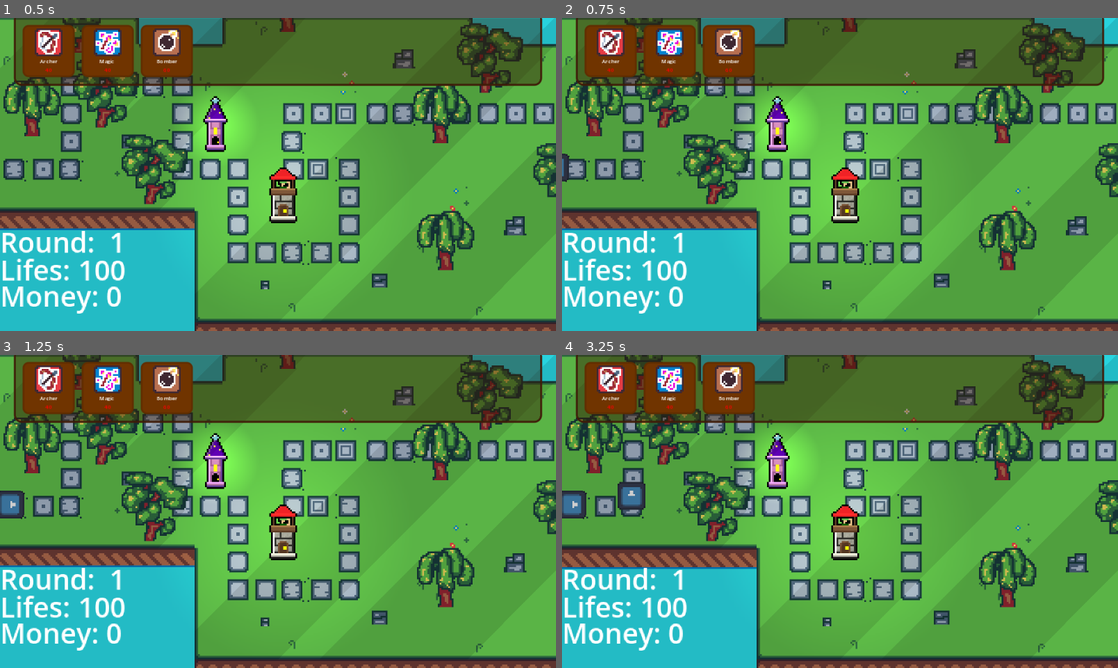
Above: before the commit, frames 1-4 (two rows, left to right).
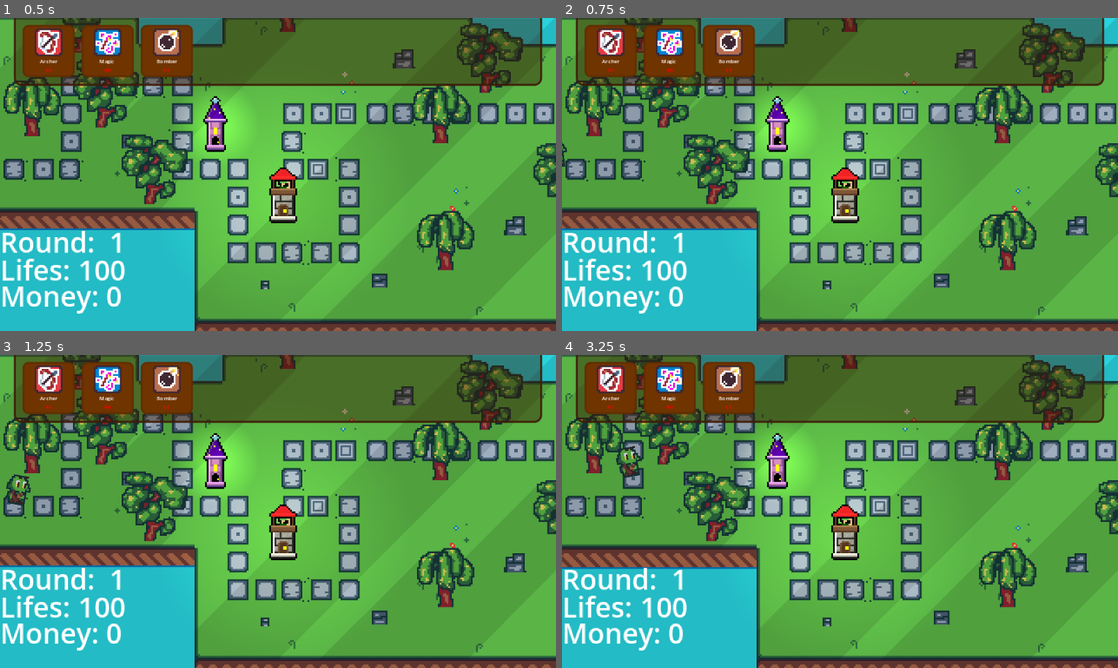
Above: after the commit, the same moments.

Repository: Renan-G-projec/TowerDefense
Game: Godot game, scene res://main.tscn
Two runs of this game, one before a commit and one after it. Both use one fixed random seed, a clock stepped at 60 frames per second and the inputs below. The engine's default icon, where the game draws it, is replaced by a stand-in: a white triangle on a blue panel in a dark square.
Inputs (mouse positions are in pixels of both pictures, inside the frame that each line leads up to):
- Up to frame 1 (0.5 s): no input
- Up to frame 2 (0.75 s): tap Enter (start_round) at 0.5 s; move the mouse to (962, 158) at 0.52 s; hold Right from 0.53 s (still down); click (962, 158) at 0.6 s
- Up to frame 3 (1.25 s): keep holding Right
- Up to frame 4 (3.25 s): move the mouse to (728, 527) at 1.27 s; release Right at 1.28 s; hold Down (ui_down) 1.28-2.03 s; tap Enter (start_round) at 1.35 s; move the mouse to (895, 442) at 2.02 s; hold Right 2.03-2.78 s; tap Alt at 2.1 s; move the mouse to (812, 574) at 2.77 s; hold Up (ui_up) from 2.78 s (still down); tap Shift at 2.85 s; click (812, 574) at 2.92 s

Frame 1 is identical in both runs. In frame 2, less than 0.1% of the frame differs, in the area x 0-2%, y 39-53%; in frame 3, 0.5%; in frame 4, 1.1%, in the area x 0-15%, y 29-53%.

Commit message:
feat: Added Goblins and more rounds. AMDG

Diff:
--- a/enemies/enemy_base.gd
+++ b/enemies/enemy_base.gd
@@ -26,8 +26,16 @@
 var _slow_multiplier: float = 1.0
 var _slow_time_left: float = 0.0
 
+var _sway: Tween
+
+func _ready() -> void:
+	await get_tree().create_timer(randf_range(0.0, 0.4))
+	_sway = create_tween().set_loops().set_trans(Tween.TRANS_QUAD)
+	_sway.tween_property($Sprite2D, "rotation", -0.2, 0.4)
+	_sway.tween_property($Sprite2D, "rotation", 0.2, 0.4)
+
 func _process(delta: float) -> void:
-	parent.progress += 20 * delta * _slow_multiplier
+	parent.progress += speed * delta * _slow_multiplier
 
 func take_damage(damage_amout: float) -> void:
 	life -= damage_amout
--- /dev/null
+++ b/enemies/goblin_1.tscn
@@ -0,0 +1,13 @@
+[gd_scene format=3 uid="uid://biu01mk4arc66"]
+
+[ext_resource type="PackedScene" uid="uid://c8ttr6f4c42sn" path="res://enemies/enemy_base.tscn" id="1_k7aw3"]
+[ext_resource type="Texture2D" uid="uid://cn4eq26qkru60" path="res://enemies/goblin_1.png" id="2_lhhrr"]
+
+[node name="Goblin1" unique_id=116229569 instance=ExtResource("1_k7aw3")]
+speed = 24.0
+
+[node name="Sprite2D" parent="." index="0" unique_id=619571582]
+position = Vector2(0, 0)
+rotation = 0.0
+texture = ExtResource("2_lhhrr")
+offset = Vector2(-0.26387405, -8.781387)
--- /dev/null
+++ b/enemies/goblin_2.tscn
@@ -0,0 +1,15 @@
+[gd_scene format=3 uid="uid://bw855t4biwtvn"]
+
+[ext_resource type="PackedScene" uid="uid://c8ttr6f4c42sn" path="res://enemies/enemy_base.tscn" id="1_ah6k4"]
+[ext_resource type="Texture2D" uid="uid://iqd2e6ducqa1" path="res://enemies/goblin_2.png" id="2_tlk05"]
+
+[node name="Goblin2" unique_id=116229569 instance=ExtResource("1_ah6k4")]
+life = 200.0
+damage = 50
+speed = 18.0
+
+[node name="Sprite2D" parent="." index="0" unique_id=619571582]
+position = Vector2(0, 0)
+rotation = 0.0
+texture = ExtResource("2_tlk05")
+offset = Vector2(0.09584808, -8.781357)
--- /dev/null
+++ b/enemies/goblin_3.tscn
@@ -0,0 +1,15 @@
+[gd_scene format=3 uid="uid://eyiabbskilv5"]
+
+[ext_resource type="PackedScene" uid="uid://c8ttr6f4c42sn" path="res://enemies/enemy_base.tscn" id="1_moua7"]
+[ext_resource type="Texture2D" uid="uid://dwhv2aj8qmy3g" path="res://enemies/goblin_3.png" id="2_6ylvy"]
+
+[node name="Goblin3" unique_id=116229569 instance=ExtResource("1_moua7")]
+life = 70.0
+damage = 15
+speed = 30.0
+
+[node name="Sprite2D" parent="." index="0" unique_id=619571582]
+position = Vector2(0, 0)
+rotation = 0.0
+texture = ExtResource("2_6ylvy")
+offset = Vector2(0.73612595, -8.781387)
--- a/map/map_base.gd
+++ b/map/map_base.gd
@@ -53,6 +53,8 @@
 	var enemy_instance: EnemyBase = enemy.instantiate()
 	var enemy_path_follow := PathFollow2D.new()
 
+	enemy_path_follow.rotates = false
+
 
 	%EnemyLogicalPath.add_child(enemy_path_follow)
 	enemy_path_follow.add_child(enemy_instance)
--- a/map/map_base.tscn
+++ b/map/map_base.tscn
@@ -6,6 +6,9 @@
 [ext_resource type="Resource" uid="uid://biv0syppfsnh7" path="res://rounds/round1.tres" id="3_74j3o"]
 [ext_resource type="PackedScene" uid="uid://cj6lfsp5mwaed" path="res://map/tree.tscn" id="4_6i3t0"]
 [ext_resource type="Resource" uid="uid://djpnfirr2jmqo" path="res://rounds/round2.tres" id="4_74j3o"]
+[ext_resource type="Resource" uid="uid://dj7i7vdupvkbg" path="res://rounds/round3.tres" id="5_mgqgu"]
+[ext_resource type="Resource" uid="uid://d0hkpl23vkf3x" path="res://rounds/round4.tres" id="6_8rukr"]
+[ext_resource type="Resource" uid="uid://kxhgyukxtko0" path="res://rounds/round5.tres" id="7_7qijr"]
 
 [sub_resource type="Curve2D" id="Curve2D_7frlh"]
 _data = {
@@ -18,7 +21,7 @@
 [node name="MapBase" type="Node2D" unique_id=577773077]
 y_sort_enabled = true
 script = ExtResource("1_tw1f7")
-rounds = Array[ExtResource("2_5jct1")]([ExtResource("3_74j3o"), ExtResource("4_74j3o")])
+rounds = Array[ExtResource("2_5jct1")]([ExtResource("3_74j3o"), ExtResource("4_74j3o"), ExtResource("5_mgqgu"), ExtResource("6_8rukr"), ExtResource("7_7qijr"), ExtResource("5_mgqgu"), ExtResource("4_74j3o")])
 
 [node name="CanvasModulate" type="CanvasModulate" parent="." unique_id=494167912]
 color = Color(0.80803627, 0.80803627, 0.80803627, 1)
@@ -55,20 +58,23 @@
 
 [node name="Tree2" parent="Decorations" unique_id=1096029115 instance=ExtResource("4_6i3t0")]
 position = Vector2(165, 12)
-frame = 2
+frame = 0
 
 [node name="Tree3" parent="Decorations" unique_id=197305892 instance=ExtResource("4_6i3t0")]
 position = Vector2(282, 44)
+frame = 0
 
 [node name="Tree4" parent="Decorations" unique_id=274028127 instance=ExtResource("4_6i3t0")]
 position = Vector2(326, 113)
+frame = 0
 
 [node name="Tree5" parent="Decorations" unique_id=1603009426 instance=ExtResource("4_6i3t0")]
 position = Vector2(256, 149)
-frame = 2
+frame = 0
 
 [node name="Tree6" parent="Decorations" unique_id=792368847 instance=ExtResource("4_6i3t0")]
 position = Vector2(89, 108)
+frame = 0
 
 [node name="Tree7" parent="Decorations" unique_id=287717630 instance=ExtResource("4_6i3t0")]
 position = Vector2(61, 64)
@@ -76,11 +82,10 @@
 
 [node name="Tree8" parent="Decorations" unique_id=99465366 instance=ExtResource("4_6i3t0")]
 position = Vector2(18, 72)
-frame = 0
+frame = 2
 
 [node name="Tree9" parent="Decorations" unique_id=538041335 instance=ExtResource("4_6i3t0")]
 position = Vector2(253, 76)
-frame = 0
 
 [node name="DirectionalLight2D" type="DirectionalLight2D" parent="." unique_id=580175599]
 rotation = 0.7853982
--- a/rounds/round1.tres
+++ b/rounds/round1.tres
@@ -1,11 +1,13 @@
 [gd_resource type="Resource" script_class="RoundData" format=3 uid="uid://biv0syppfsnh7"]
 
 [ext_resource type="Script" uid="uid://dfebx08by0my8" path="res://rounds/round_data.gd" id="1_nhkh7"]
-[ext_resource type="PackedScene" uid="uid://c8ttr6f4c42sn" path="res://enemies/enemy_base.tscn" id="1_ravmu"]
+[ext_resource type="PackedScene" uid="uid://biu01mk4arc66" path="res://enemies/goblin_1.tscn" id="1_ravmu"]
 
 [resource]
 script = ExtResource("1_nhkh7")
 enemies = Dictionary[PackedScene, int]({
 ExtResource("1_ravmu"): 4
 })
+spawn_delay = 4.0
+money_on_finish = 20
 metadata/_custom_type_script = "uid://dfebx08by0my8"
--- a/rounds/round2.tres
+++ b/rounds/round2.tres
@@ -1,13 +1,15 @@
 [gd_resource type="Resource" script_class="RoundData" format=3 uid="uid://djpnfirr2jmqo"]
 
 [ext_resource type="Script" uid="uid://dfebx08by0my8" path="res://rounds/round_data.gd" id="1_2je6r"]
-[ext_resource type="PackedScene" uid="uid://c8ttr6f4c42sn" path="res://enemies/enemy_base.tscn" id="1_hsp6j"]
+[ext_resource type="PackedScene" uid="uid://biu01mk4arc66" path="res://enemies/goblin_1.tscn" id="1_teuh2"]
+[ext_resource type="PackedScene" uid="uid://bw855t4biwtvn" path="res://enemies/goblin_2.tscn" id="2_y3g68"]
 
 [resource]
 script = ExtResource("1_2je6r")
 enemies = Dictionary[PackedScene, int]({
-ExtResource("1_hsp6j"): 5
+ExtResource("1_teuh2"): 4,
+ExtResource("2_y3g68"): 1
 })
 spawn_delay = 3.0
-money_on_start = 55
+money_on_finish = 20
 metadata/_custom_type_script = "uid://dfebx08by0my8"
--- /dev/null
+++ b/rounds/round3.tres
@@ -0,0 +1,16 @@
+[gd_resource type="Resource" script_class="RoundData" format=3 uid="uid://dj7i7vdupvkbg"]
+
+[ext_resource type="Script" uid="uid://dfebx08by0my8" path="res://rounds/round_data.gd" id="1_c877t"]
+[ext_resource type="PackedScene" uid="uid://biu01mk4arc66" path="res://enemies/goblin_1.tscn" id="1_nyojn"]
+[ext_resource type="PackedScene" uid="uid://bw855t4biwtvn" path="res://enemies/goblin_2.tscn" id="2_7kad1"]
+[ext_resource type="PackedScene" uid="uid://eyiabbskilv5" path="res://enemies/goblin_3.tscn" id="3_jk2fy"]
+
+[resource]
+script = ExtResource("1_c877t")
+enemies = Dictionary[PackedScene, int]({
+ExtResource("1_nyojn"): 2,
+ExtResource("2_7kad1"): 3,
+ExtResource("3_jk2fy"): 1
+})
+money_on_finish = 25
+metadata/_custom_type_script = "uid://dfebx08by0my8"
--- /dev/null
+++ b/rounds/round4.tres
@@ -0,0 +1,14 @@
+[gd_resource type="Resource" script_class="RoundData" format=3 uid="uid://d0hkpl23vkf3x"]
+
+[ext_resource type="Script" uid="uid://dfebx08by0my8" path="res://rounds/round_data.gd" id="1_hylxi"]
+[ext_resource type="PackedScene" uid="uid://biu01mk4arc66" path="res://enemies/goblin_1.tscn" id="1_lrjkk"]
+[ext_resource type="PackedScene" uid="uid://eyiabbskilv5" path="res://enemies/goblin_3.tscn" id="2_mdef7"]
+
+[resource]
+script = ExtResource("1_hylxi")
+enemies = Dictionary[PackedScene, int]({
+ExtResource("1_lrjkk"): 2,
+ExtResource("2_mdef7"): 4
+})
+money_on_finish = 30
+metadata/_custom_type_script = "uid://dfebx08by0my8"
--- /dev/null
+++ b/rounds/round5.tres
@@ -0,0 +1,9 @@
+[gd_resource type="Resource" script_class="RoundData" format=3 uid="uid://kxhgyukxtko0"]
+
+[ext_resource type="Script" uid="uid://dfebx08by0my8" path="res://rounds/round_data.gd" id="1_1kp5i"]
+
+[resource]
+script = ExtResource("1_1kp5i")
+spawn_delay = 1.0
+money_on_finish = 30
+metadata/_custom_type_script = "uid://dfebx08by0my8"
Binary file added: enemies/goblin_1.png
Not shown, added: enemies/goblin_1.png.import
Binary file added: enemies/goblin_2.png
Not shown, added: enemies/goblin_2.png.import
Binary file added: enemies/goblin_3.png
Not shown, added: enemies/goblin_3.png.import
